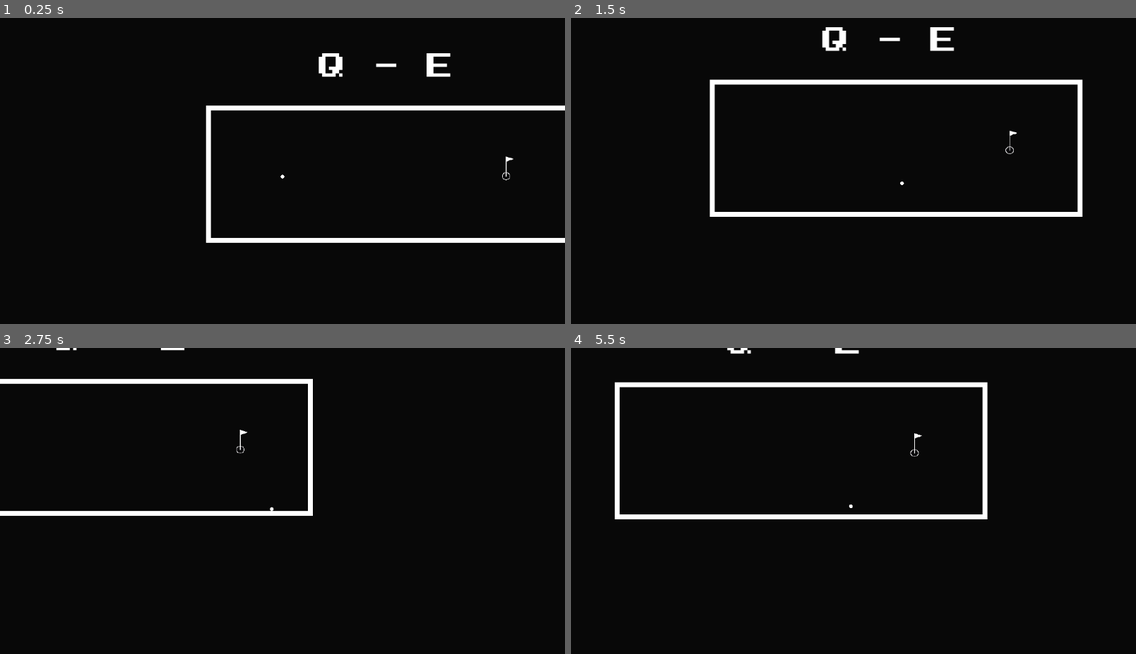
Above: before the commit, frames 1-4 (two rows, left to right).
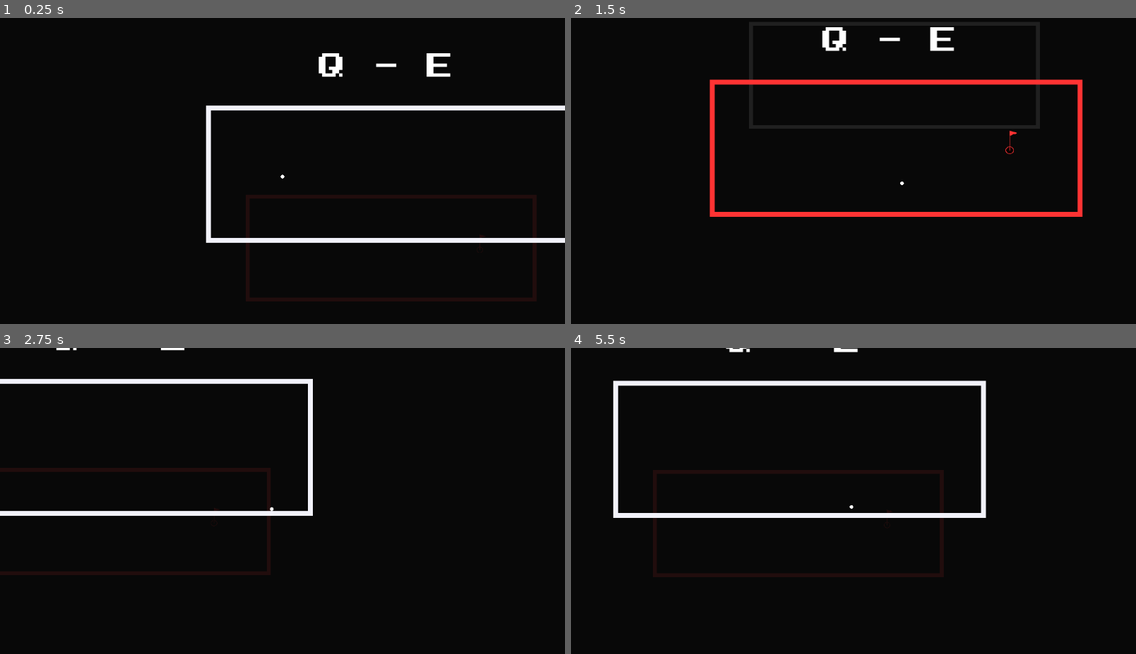
Above: after the commit, the same moments.

Repository: Renovare10/dimensional-golf
Game: Godot game, scene res://levels/level_02.tscn
Same seed, same stepped clock (60 frames per second), same inputs: the game is played once before the commit and once after it. This scene is started directly instead of the project's main scene.
Inputs (mouse positions are in pixels of both pictures, inside the frame that each line leads up to):
- Up to frame 1 (0.25 s): no input
- Up to frame 2 (1.5 s): tap Enter at 0.5 s; move the mouse to (977, 161) at 0.52 s; hold Q (switch_layer_next) 0.53-1.25 s; click (977, 161) at 0.67 s; drag from (740, 192) to (1068, 158) at 1.27 s
- Up to frame 3 (2.75 s): move the mouse to (339, 436) at 2.02 s; hold Q (switch_layer_next) from 2.03 s (still down); click (339, 436) at 2.17 s
- Up to frame 4 (5.5 s): release Q (switch_layer_next) at 2.75 s; drag from (825, 571) to (684, 458) at 2.77 s; move the mouse to (1023, 553) at 3.52 s; hold Q (switch_layer_next) 3.53-4.25 s; click (1023, 553) at 3.67 s; drag from (684, 458) to (887, 448) at 4.27 s; move the mouse to (881, 507) at 5.02 s; hold Q (switch_layer_next) from 5.03 s (still down); click (881, 507) at 5.17 s

The runs differ from the first frame. In frame 1, 1.6% of the frame differs, in the area x 43-95%, y 45-93%; in frame 2, 3.2%; in frame 3, 1.3%; in frame 4, 3.8%, in the area x 7-74%, y 0-75%.
Error before the commit: Invalid call. Nonexistent function 'generate_hulls' in base 'Node'. (res://levels/dimension_manager.gd:36)

Commit message:
Fix dependency

Diff:
--- a/levels/level_01.tscn
+++ b/levels/level_01.tscn
@@ -28,7 +28,7 @@
 script = ExtResource("4_j0sdw")
 nearby_opacity = 0.1
 
-[node name="SafeAreaGenerator" type="Node" parent="LayersContainer" unique_id=652171937]
+[node name="SafeAreaGenerator" type="Node2D" parent="LayersContainer" unique_id=23117027]
 script = ExtResource("5_jy02f")
 
 [node name="GolfBall" parent="." unique_id=108662463 instance=ExtResource("1_gg43x")]
--- a/levels/level_02.tscn
+++ b/levels/level_02.tscn
@@ -36,7 +36,7 @@
 script = ExtResource("4_2owmk")
 nearby_opacity = 0.1
 
-[node name="SafeAreaGenerator" type="Node" parent="LayersContainer" unique_id=652171937]
+[node name="SafeAreaGenerator" type="Node2D" parent="LayersContainer" unique_id=1445784454]
 script = ExtResource("5_cwmx8")
 
 [node name="GolfBall" parent="." unique_id=108662463 instance=ExtResource("1_h518d")]
